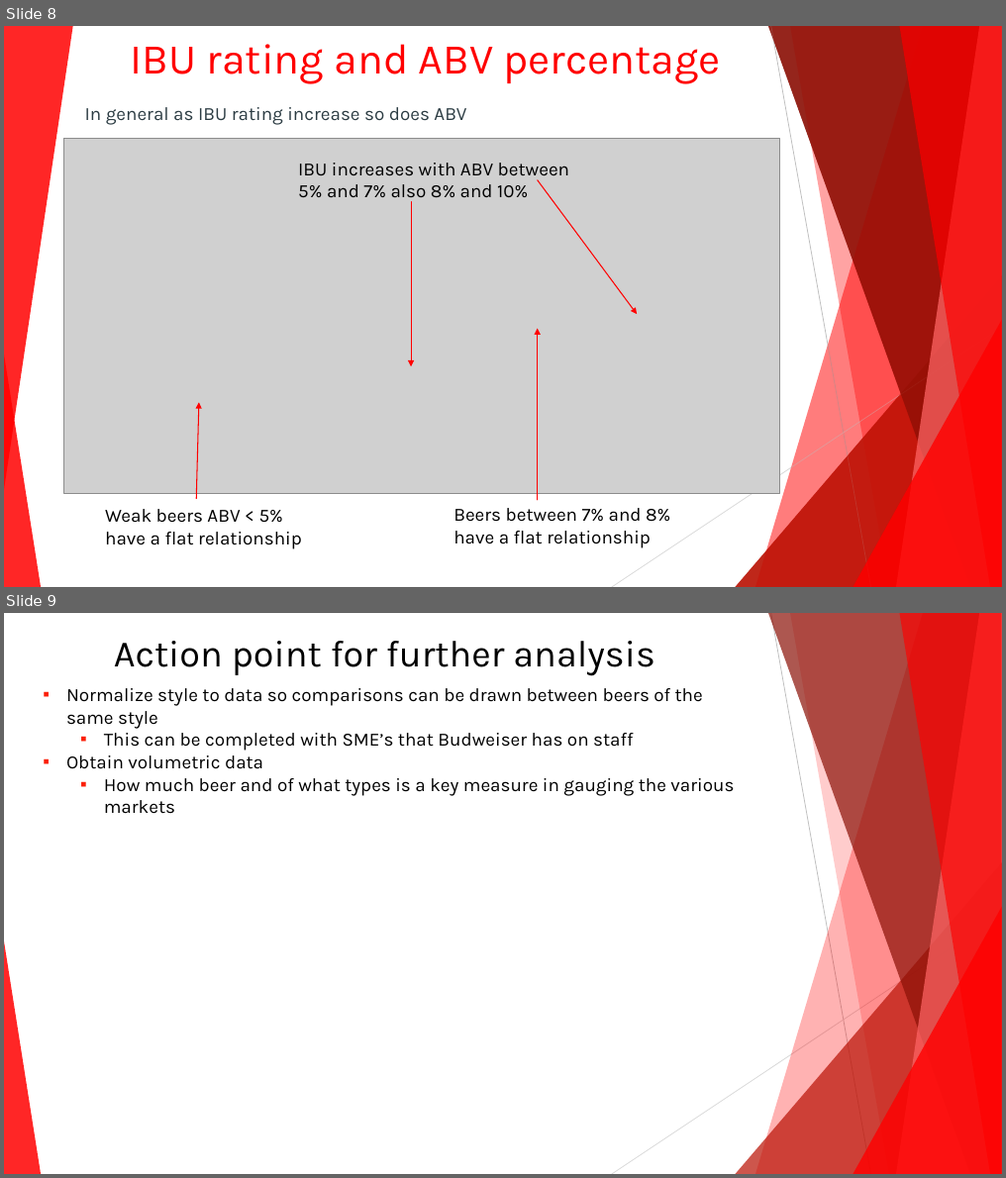
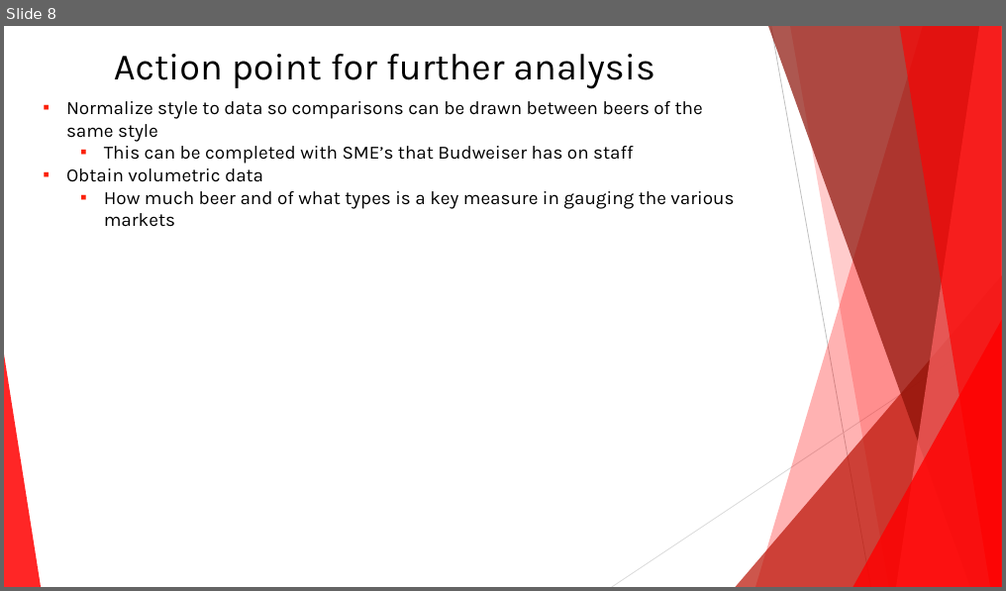
Before and after one commit to 7446Nguyen/6306_Project1, a slide deck: Budweiser C level presentation.pptx. Shown one above the other, each under a label of ours: slides 8 and 9 before the commit, slide 8 after it. The pictures are 1006x1178 and 1006x591 pixels, drawn with LibreOffice and Linux fonts; fonts in the diff are those of the drawing; grey boxes stand for pictures. Boxes give left, top, right and bottom in pixels: in the first picture for what was removed or moved away, otherwise in the second. Text is boxed around its words. In the diff, an @@ line names an element or a change of style, - is before the commit and + after.

```diff
--- a/Budweiser C level presentation.pptx
+++ b/Budweiser C level presentation.pptx
@@ slide 8 removed at box(4, 26, 1002, 587), background #FFFFFF; not listed: 8 template elements that a slide beside it also shows @@
@@ group removed at box(4, 26, 1002, 587): 5 freeform shapes, 3 triangles, 2 lines @@
@@ title removed at box(131, 44, 720, 84) @@
-IBU rating and ABV percentage
@@ text removed at box(85, 107, 466, 125) @@
-In general as IBU rating increase so does ABV
@@ picture removed at box(63, 138, 780, 493) @@
@@ text removed at box(298, 163, 569, 203) @@
-IBU increases with ABV between 5% and 7% also 8% and 10%
@@ arrow removed from (411, 202) to (411, 367) @@
@@ arrow removed from (538, 180) to (637, 314) @@
@@ arrow removed from (538, 500) to (538, 329) @@
@@ arrow removed from (196, 499) to (199, 402) @@
@@ text removed at box(105, 509, 302, 550) @@
-Weak beers ABV < 5% have a flat relationship
@@ text removed at box(453, 508, 670, 549) @@
-Beers between 7% and 8% have a flat relationship
@@ what was slide 9 is now slide 8 @@
```
Also in this commit, not shown: 6 slides changed, 1 slide added, 1 other slide removed.
